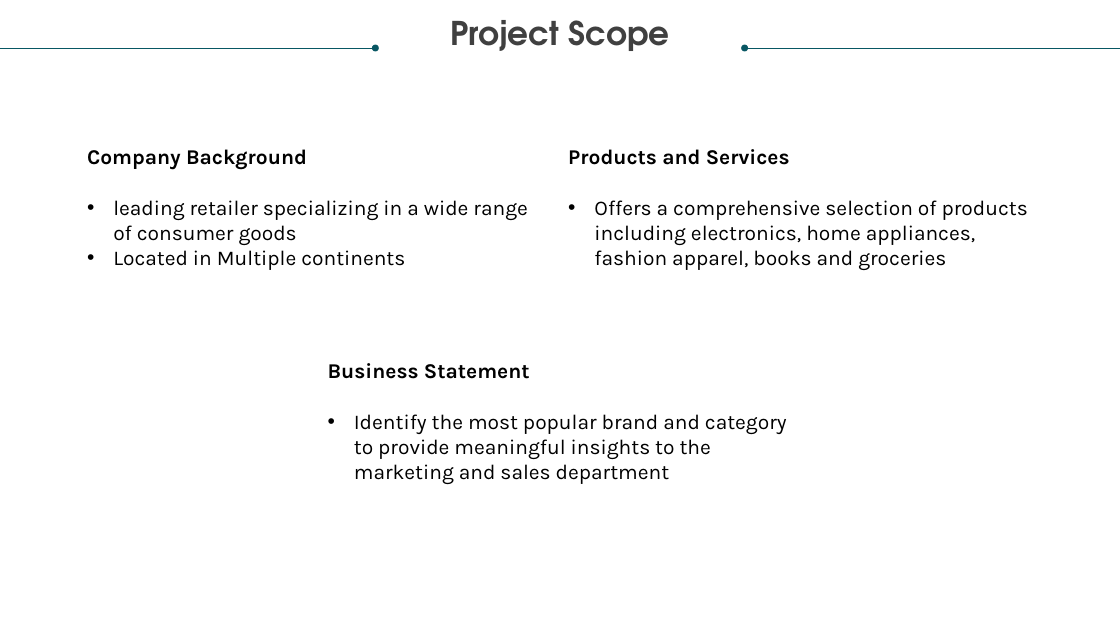
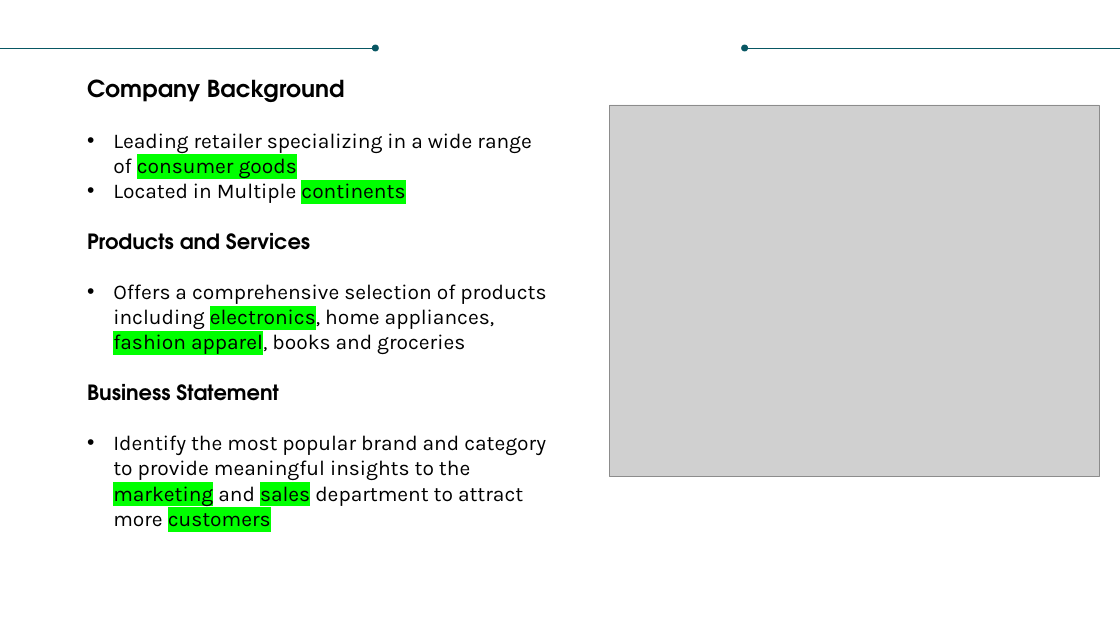
Before and after one commit to jayashreenagaraju/ironhack-final-project, a slide deck: slide 2 of Global Retail Solutions.pptx. Drawn at 1120x630 pixels with LibreOffice and Linux fonts; fonts in the diff are those of the drawing; grey boxes stand for pictures. Boxes give left, top, right and bottom in pixels: in the first picture for what was removed or moved away, otherwise in the second. Text is boxed around its words. In the diff, an @@ line names an element or a change of style, - is before the commit and + after.

Commit message:
finish ppt

```diff
--- a/Global Retail Solutions.pptx
+++ b/Global Retail Solutions.pptx
@@ text removed at (450,20,670,51) @@
-Project Scope
@@ picture added at (610,105,1099,477) @@
@@ text at (113,133,531,178): text changed @@
-• leading retailer specializing in a wide range of consumer goods
+• Leading retailer specializing in a wide range of consumer goods
@@ text removed at (568,149,1028,270) @@
-Products and Services
-• Offers a comprehensive selection of products including electronics, home appliances, fashion apparel, books and groceries
@@ text at (113,179,405,203): size 18 to 20 pt, font Karla to TeX Gyre Adventor in "Company Background"; highlight none to #00FF00 in "continents" @@
@@ text at (87,233,546,527): paragraphs added @@
+Products and Services
+• Offers a comprehensive selection of products including electronics, home appliances, fashion apparel, books and groceries
+Business Statement
+• Identify the most popular brand and category to provide meaningful insights to the marketing and sales department to attract more customers
@@ text removed at (328,363,787,484) @@
-Business Statement
-• Identify the most popular brand and category to provide meaningful insights to the marketing and sales department
```
Also in this commit, not shown: 4 other slides changed, 2 slides added, 7 slides removed, 5 other files.
